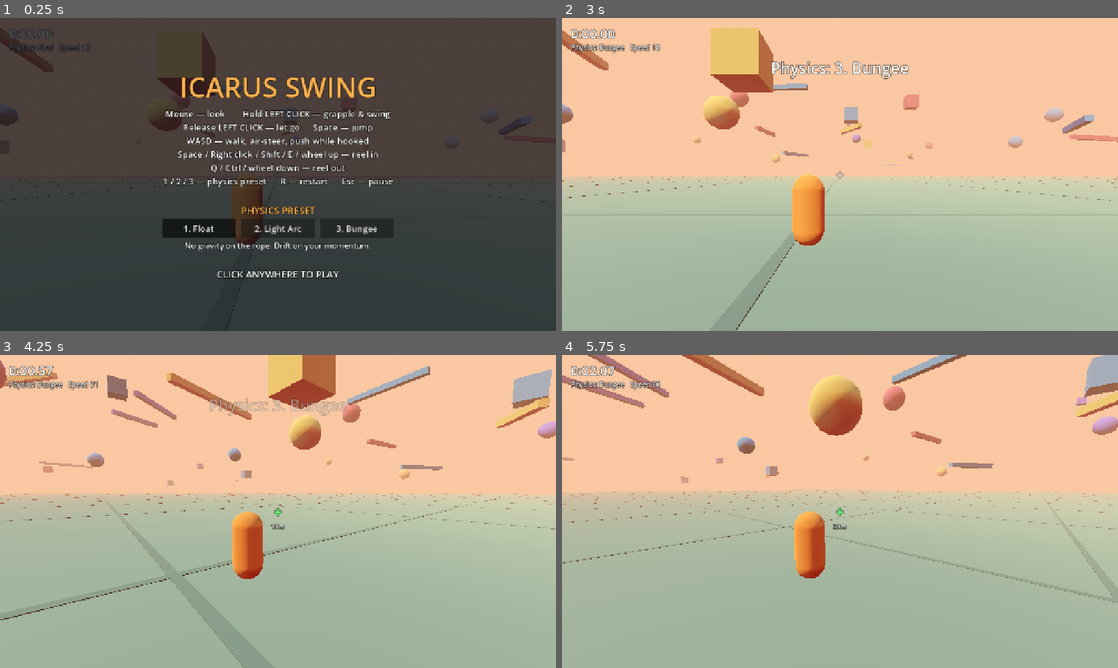
Above: before the commit, frames 1-4 (two rows, left to right).
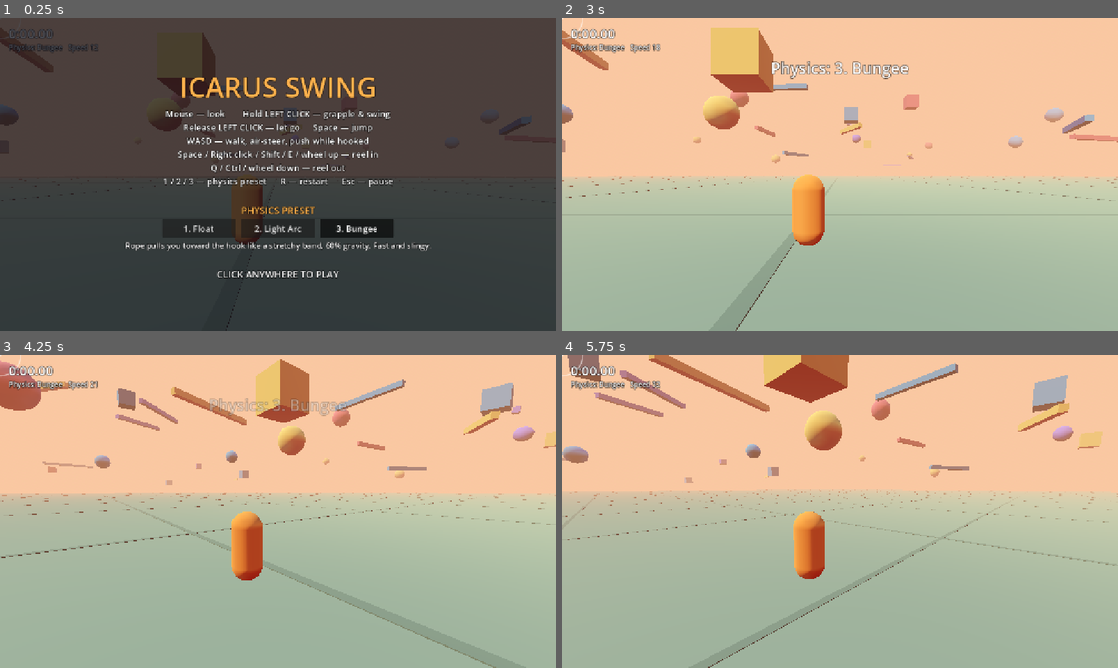
Above: after the commit, the same moments.

Repository: Kmad666/icarus-swing
Game: Godot game, scene res://scenes/main.tscn
Same seed, same stepped clock (60 frames per second), same inputs: the game is played once before the commit and once after it.
Inputs (mouse positions are in pixels of both pictures, inside the frame that each line leads up to):
- Up to frame 1 (0.25 s): no input
- Up to frame 2 (3 s): click "1. Float" at 0.5 s; click "2. Light Arc" at 1.25 s; click "3. Bungee" at 2 s; tap Enter at 2.75 s; move the mouse to (962, 158) at 2.77 s; hold D (move_right) from 2.78 s (still down); hold Shift (reel_in) from 2.78 s (still down); click (962, 158) at 2.92 s
- Up to frame 3 (4.25 s): tap Space (jump) at 3.02, 3.77 s; move the mouse to (250, 511) at 3.52 s; release D (move_right) at 3.53 s; release Shift (reel_in) at 3.53 s; hold W (move_forward) from 3.53 s (still down); tap Ctrl (reel_out) at 3.6 s; click (250, 511) at 3.67 s
- Up to frame 4 (5.75 s): keep holding W (move_forward); move the mouse to (851, 505) at 4.27 s; tap E at 4.35 s; click (851, 505) at 4.42 s; move the mouse to (834, 517) at 5.02 s; tap Q at 5.1 s; click (834, 517) at 5.17 s; tap Space (jump) at 5.27 s

The runs differ from the first frame. In frame 1, 0.7% of the frame differs, in the area x 0-78%, y 6-75%; in frame 2, less than 0.1%; in frame 3, 9.6%; in frame 4, 11%, in the area x 0-100%, y 0-100%.

Commit message:
Bungee default, 75 speed cap, circle reticle with nearest-target snap, more air/rope control
- Reticle: 48px circle, 50% alpha; fan of rays across it picks the
  nearest grappleable point (green marker). Floor no longer grappleable.
- Max speed 20.8 m/s (75 km/h on HUD).
- Air accel 10->22, air strafe cap 5->9; Bungee push 9->16 and WASD
  steers in 3D along the camera while hooked.

Co-Authored-By: Claude Opus 5.5 <noreply@anthropic.com>
Claude-Session: https://claude.ai/code/session_013ZPSMrLNit3Dks4Kj3hs2A

Diff:
--- a/scripts/main.gd
+++ b/scripts/main.gd
@@ -21,7 +21,7 @@
 var rings_got := 0
 
 # HUD
-var crosshair: Label
+var crosshair
 var dist_label: Label
 var timer_label: Label
 var info_label: Label
@@ -41,7 +41,7 @@
 	player = PlayerScript.new()
 	add_child(player)
 	player.reset_to(START_POS, 0.0)
-	var saved := 0
+	var saved := 2   # Bungee is the default
 	if FileAccess.file_exists(SETTINGS_PATH):
 		var f := FileAccess.open(SETTINGS_PATH, FileAccess.READ)
 		if f:
@@ -131,7 +131,7 @@
 
 func _solid(shape: Shape3D, mesh: Mesh, pos: Vector3, color: Color) -> StaticBody3D:
 	var body := StaticBody3D.new()
-	body.collision_layer = 1
+	body.collision_layer = 1 | 2   # layer 1 = solid, layer 2 = grappleable
 	body.collision_mask = 0
 	body.position = pos
 	var cs := CollisionShape3D.new()
@@ -244,11 +244,12 @@
 func _build_test_area() -> void:
 	var rng := RandomNumberGenerator.new()
 	rng.seed = 1337   # same layout every time
-	box(Vector3(0, -0.5, 0), Vector3(500, 1, 500), Color(0.45, 0.55, 0.42))
+	var ground := box(Vector3(0, -0.5, 0), Vector3(500, 1, 500), Color(0.45, 0.55, 0.42))
+	ground.collision_layer = 1   # solid but not grappleable, so the reticle never snaps to the floor
 	# faint grid stripes so you can judge speed
 	for i in range(-12, 13):
-		box(Vector3(i * 20, 0.01, 0), Vector3(0.3, 0.02, 500), Color(0.38, 0.47, 0.36))
-		box(Vector3(0, 0.01, i * 20), Vector3(500, 0.02, 0.3), Color(0.38, 0.47, 0.36))
+		box(Vector3(i * 20, 0.01, 0), Vector3(0.3, 0.02, 500), Color(0.38, 0.47, 0.36)).collision_layer = 1
+		box(Vector3(0, 0.01, i * 20), Vector3(500, 0.02, 0.3), Color(0.38, 0.47, 0.36)).collision_layer = 1
 	var colors := [Color(0.3, 0.6, 0.7), Color(0.55, 0.45, 0.75), Color(0.9, 0.75, 0.35), Color(0.85, 0.4, 0.4)]
 	for i in 70:
 		var ang := rng.randf() * TAU
@@ -351,19 +352,14 @@
 	root.mouse_filter = Control.MOUSE_FILTER_IGNORE
 	layer.add_child(root)
 
-	crosshair = _label("+", 34)
-	crosshair.set_anchors_preset(Control.PRESET_CENTER)
-	crosshair.horizontal_alignment = HORIZONTAL_ALIGNMENT_CENTER
-	crosshair.vertical_alignment = VERTICAL_ALIGNMENT_CENTER
-	crosshair.size = Vector2(60, 60)
-	crosshair.position = -crosshair.size * 0.5
+	crosshair = preload("res://scripts/reticle.gd").new()
 	root.add_child(crosshair)
 
 	dist_label = _label("", 14)
 	dist_label.set_anchors_preset(Control.PRESET_CENTER)
 	dist_label.horizontal_alignment = HORIZONTAL_ALIGNMENT_CENTER
 	dist_label.size = Vector2(120, 20)
-	dist_label.position = Vector2(-60, 24)
+	dist_label.position = Vector2(-60, 54)
 	root.add_child(dist_label)
 
 	timer_label = _label("0:00.00", 30)
@@ -497,13 +493,13 @@
 		("   Best " + _fmt(best_time)) if best_time > 0 else ""]
 
 	if player.attached:
-		crosshair.modulate = Color(1.0, 0.65, 0.2)
+		crosshair.set_color(Color(1.0, 0.65, 0.2, 0.5))
 		dist_label.text = "rope %dm" % roundi(player.rope_len)
 	elif player.aim_valid:
-		crosshair.modulate = Color(0.4, 1.0, 0.5)
+		crosshair.set_color(Color(0.4, 1.0, 0.5, 0.5))
 		dist_label.text = "%dm" % roundi(player.aim_distance)
 	else:
-		crosshair.modulate = Color(1, 1, 1, 0.45)
+		crosshair.set_color(Color(1, 1, 1, 0.5))
 		dist_label.text = ""
 
 	if toast_t > 0.0:
--- a/scripts/player.gd
+++ b/scripts/player.gd
@@ -14,18 +14,19 @@
 const GROUND_ACCEL := 25.0
 const GROUND_FRICTION := 8.0
 const JUMP_VELOCITY := 6.0
-const AIR_ACCEL := 10.0
-const AIR_SPEED := 5.0          # air strafe cap (quake-style)
+const AIR_ACCEL := 22.0
+const AIR_SPEED := 9.0          # air strafe cap (quake-style)
 const SWING_ACCEL := 7.0       # WASD "pump" force while hanging
 const MAX_RANGE := 70.0         # how far the hook can reach
 const MIN_ROPE := 2.5
 const REEL_SPEED := 7.0
 const ATTACH_PULL := 0.03       # rope shortens by this fraction on attach (the "tug")
 const MAX_CORRECTION := 25.0    # caps rope-yank velocity so it never explodes
-const MAX_SPEED := 45.0
+const MAX_SPEED := 20.8         # = 75 on the HUD speedometer (km/h)
 const RELEASE_HOP := 3.5
 const CAM_DISTANCE := 5.5
 const CAM_SHOULDER := 0.8
+const RETICLE_RADIUS := 48.0     # keep in sync with reticle.gd
 
 var mouse_sensitivity := 0.0025
 
@@ -36,7 +37,7 @@
 	{"name": "Light Arc", "desc": "25% gravity on the rope. Gentle, slow pendulum swings.",
 		"rope_gravity": 0.25, "elastic": 0.0, "pump": 7.0},
 	{"name": "Bungee", "desc": "Rope pulls you toward the hook like a stretchy band, 60% gravity. Fast and slingy.",
-		"rope_gravity": 0.6, "elastic": 1.4, "pump": 9.0},
+		"rope_gravity": 0.6, "elastic": 1.4, "pump": 16.0},
 ]
 var preset_index := 0
 var rope_gravity := 0.0   # fraction of GRAVITY applied while hooked
@@ -65,6 +66,9 @@
 
 # What the crosshair is pointing at (read by the HUD)
 var aim_valid := false
+var aim_point := Vector3.ZERO
+var target_marker: MeshInstance3D
+var _reticle_offsets: Array[Vector2] = []
 var aim_distance := 0.0
 var controls_enabled := true
 
@@ -129,6 +133,22 @@
 	rope.top_level = true
 	rope.visible = false
 	add_child(rope)
+
+	_reticle_offsets.append(Vector2.ZERO)
+	for ring in [[0.5, 6], [1.0, 12]]:
+		for k in ring[1]:
+			var a: float = TAU * k / ring[1]
+			_reticle_offsets.append(Vector2(cos(a), sin(a)) * RETICLE_RADIUS * ring[0])
+
+	target_marker = MeshInstance3D.new()
+	var tmm := SphereMesh.new()
+	tmm.radius = 0.35
+	tmm.height = 0.7
+	target_marker.mesh = tmm
+	target_marker.material_override = _mat(Color(0.4, 1.0, 0.5), true)
+	target_marker.top_level = true
+	target_marker.visible = false
+	add_child(target_marker)
 
 	hook = MeshInstance3D.new()
 	var hm := SphereMesh.new()
@@ -169,14 +189,27 @@
 
 
 func aim_ray() -> Dictionary:
-	var from := cam.global_position
-	var to := from - cam.global_basis.z * (MAX_RANGE + arm.get_hit_length())
-	var q := PhysicsRayQueryParameters3D.create(from, to, 1, [get_rid()])
-	var hit := get_world_3d().direct_space_state.intersect_ray(q)
-	# Range counts from the player, not the camera behind them
-	if not hit.is_empty() and global_position.distance_to(hit.position) > MAX_RANGE:
-		return {}
-	return hit
+	# Fan of rays across the reticle circle; keep the hit nearest the player.
+	var vp := get_viewport()
+	var center := vp.get_visible_rect().size * 0.5
+	var space := get_world_3d().direct_space_state
+	var reach := MAX_RANGE + arm.get_hit_length()
+	var best := {}
+	var best_d := INF
+	for off in _reticle_offsets:
+		var sp: Vector2 = center + off
+		var from := cam.project_ray_origin(sp)
+		var to := from + cam.project_ray_normal(sp) * reach
+		var q := PhysicsRayQueryParameters3D.create(from, to, 2, [get_rid()])   # grappleable layer only
+		var hit := space.intersect_ray(q)
+		if hit.is_empty():
+			continue
+		# Range counts from the player, not the camera behind them
+		var d := global_position.distance_to(hit.position)
+		if d <= MAX_RANGE and d < best_d:
+			best_d = d
+			best = hit
+	return best
 
 
 func try_grapple() -> void:
@@ -219,7 +252,8 @@
 	if attached:
 		if is_on_floor():
 			_walk(wish, dt)   # rope is slack on the ground: walk normally, no ice-skating
-		_swing(wish, dt)
+		var look_wish := (cam.global_basis * Vector3(input.x, 0, input.y)).normalized()
+		_swing(look_wish, dt)
 	elif is_on_floor():
 		_walk(wish, dt)
 		if controls_enabled and Input.is_action_just_pressed("jump"):
@@ -291,7 +325,11 @@
 	# Crosshair state
 	var hit := aim_ray()
 	aim_valid = not hit.is_empty()
-	aim_distance = global_position.distance_to(hit.position) if aim_valid else 0.0
+	aim_point = hit.position if aim_valid else Vector3.ZERO
+	aim_distance = global_position.distance_to(aim_point) if aim_valid else 0.0
+	target_marker.visible = aim_valid and not attached and controls_enabled
+	if target_marker.visible:
+		target_marker.global_position = aim_point
 
 	# Speed FOV kick
 	var spd := velocity.length()
--- /dev/null
+++ b/scripts/reticle.gd
@@ -0,0 +1,26 @@
+extends Control
+## Circular reticle. Anything inside the circle can be grabbed; the nearest
+## grabbable point in range is the one the hook snaps to.
+
+const RADIUS := 48.0
+
+var color := Color(1, 1, 1, 0.5)
+
+
+func _ready() -> void:
+	mouse_filter = Control.MOUSE_FILTER_IGNORE
+	set_anchors_preset(Control.PRESET_CENTER)
+	size = Vector2.ONE * (RADIUS * 2 + 8)
+	position = -size * 0.5
+
+
+func set_color(c: Color) -> void:
+	if c != color:
+		color = c
+		queue_redraw()
+
+
+func _draw() -> void:
+	var c := size * 0.5
+	draw_arc(c, RADIUS, 0, TAU, 64, color, 3.0, true)
+	draw_circle(c, 2.5, color)
Not shown, added: scripts/reticle.gd.uid
Not shown, changed: README.md
